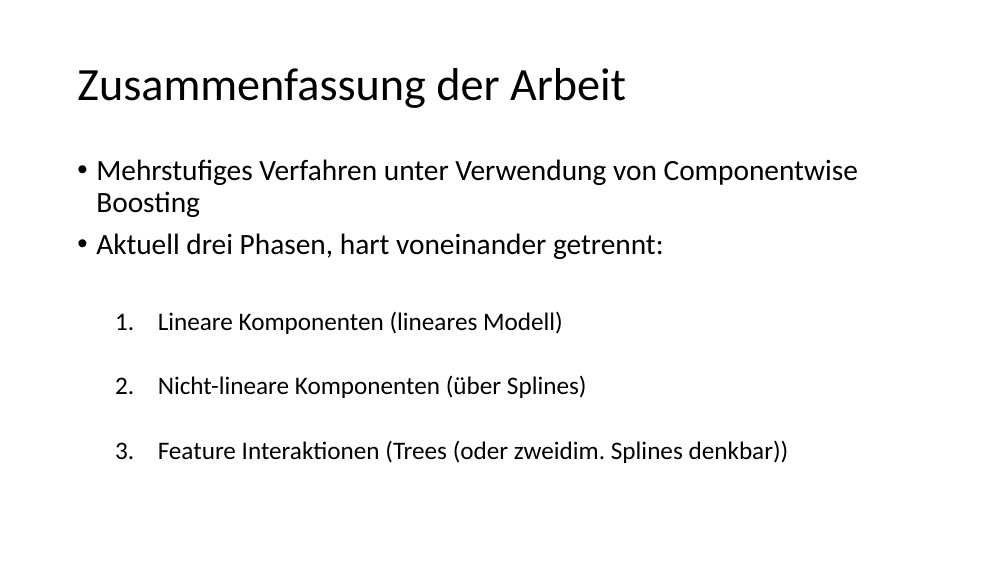
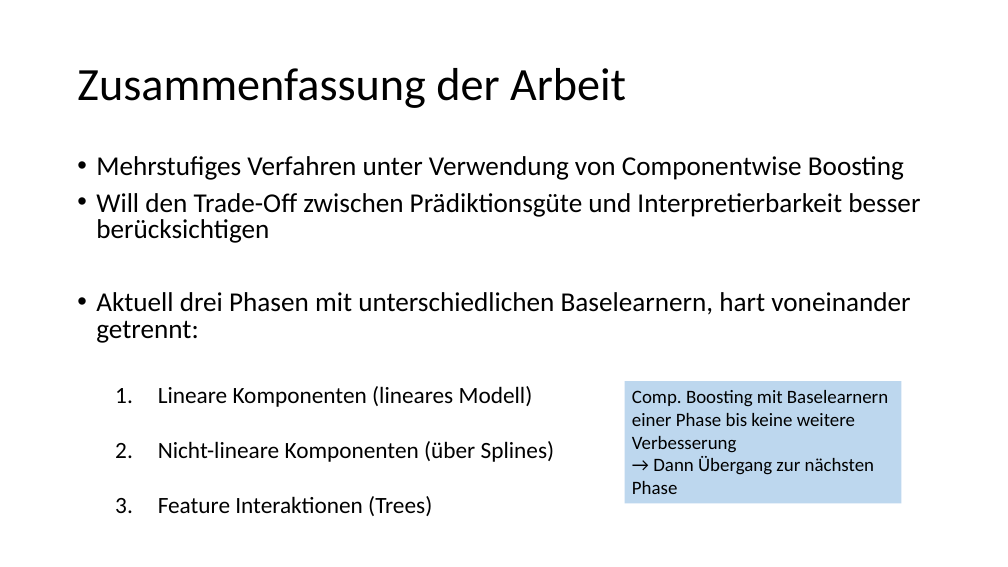
Before and after one commit to LorenzHaller/InterpretableCompBoosting, a slide deck: slide 4 of Interpretable Comp Boosting 02.09.19.pptx (slide 2 before the commit). Drawn at 1008x567 pixels with LibreOffice and Linux fonts; fonts in the diff are those of the drawing. Boxes give left, top, right and bottom in pixels: in the first picture for what was removed or moved away, otherwise in the second. Text is boxed around its words. In the diff, an @@ line names an element or a change of style, - is before the commit and + after.

```diff
--- a/Interpretable Comp Boosting 02.09.19.pptx
+++ b/Interpretable Comp Boosting 02.09.19.pptx
@@ text at (96,156,904,462): size 28 to 25.9 pt in "Mehrstufiges Verfahren unter Verwendung von Componentwise Bo ..."; size 24 to 22.2 pt in "Lineare Komponenten (lineares Modell)", "Nicht-lineare Komponenten (über Splines)"; line spacing 0.9 to 0.8 @@
@@ text at (96,193,920,343): text changed; size 28 to 25.9 pt @@
-• Aktuell drei Phasen, hart voneinander getrennt:
+• Will den Trade-Off zwischen Prädiktionsgüte und Interpretierbarkeit besser berücksichtigen
+• Aktuell drei Phasen mit unterschiedlichen Baselearnern, hart voneinander getrennt:
@@ rectangle added at (625,381,901,504), fill #BDD7EE, 18 pt, text #000000 @@
+Comp. Boosting mit Baselearnern einer Phase bis keine weitere Verbesserung
+→ Dann Übergang zur nächsten Phase
@@ text at (158,496,432,516): text changed; size 24 to 22.2 pt @@
-  3. Feature Interaktionen (Trees (oder zweidim. Splines denkbar))
+  3. Feature Interaktionen (Trees)
```
Also in this commit, not shown: 4 other slides changed, 1 slide added, 1 other file.
